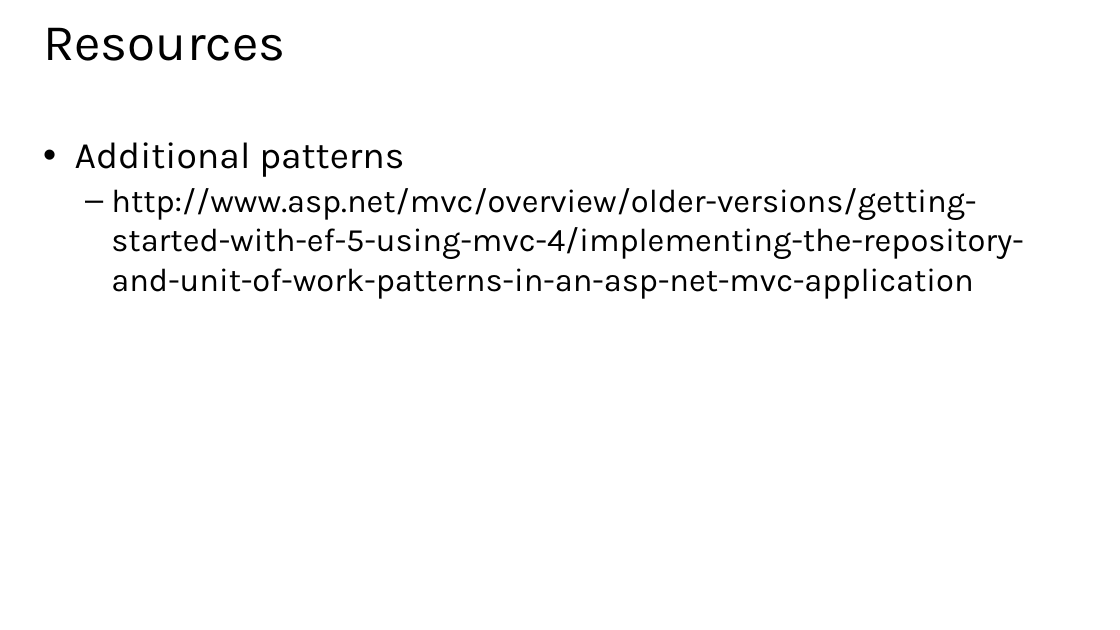
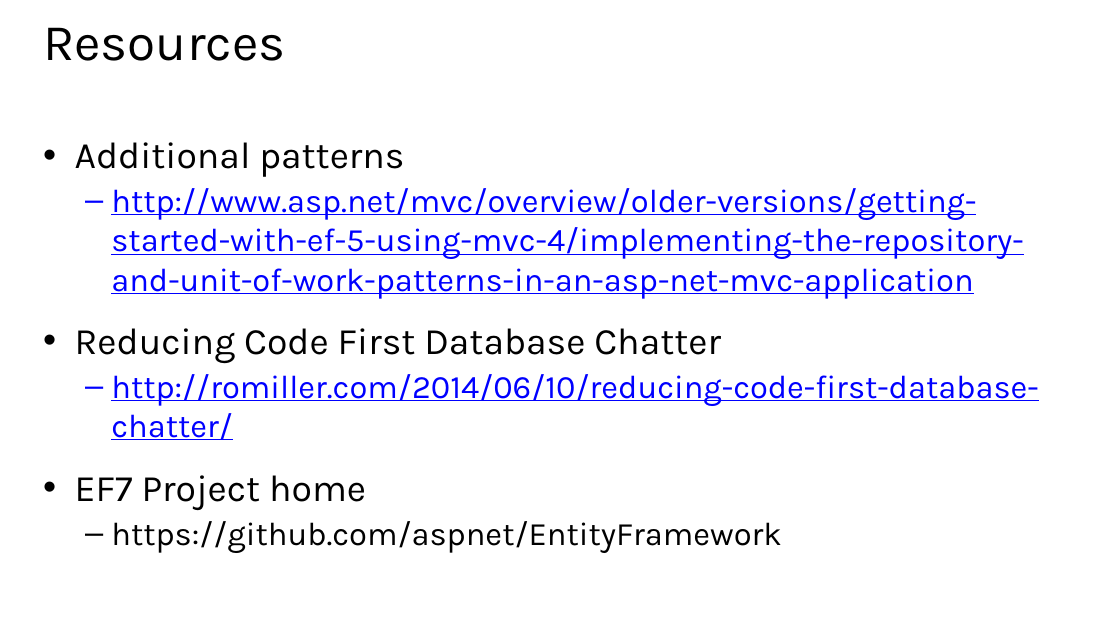
Before and after one commit to xuemiantao/EntityFramework, a slide deck: slide 20 of Slides/06 - Integrating Extra Features and Looking Forward.pptx (slide 22 before the commit). Drawn at 1120x630 pixels with LibreOffice and Linux fonts; fonts in the diff are those of the drawing. Boxes give left, top, right and bottom in pixels: in the first picture for what was removed or moved away, otherwise in the second. Text is boxed around its words. In the diff, an @@ line names an element or a change of style, - is before the commit and + after.

Commit message:
Slide formatting

```diff
--- a/Slides/06 - Integrating Extra Features and Looking Forward.pptx
+++ b/Slides/06 - Integrating Extra Features and Looking Forward.pptx
@@ text at box(111, 188, 1023, 299): text colour #000000 to #0000FF, underline on in "http://www.asp.net/mvc/overview/older-versions/getting-start ..." @@
@@ text at box(75, 328, 1038, 553): paragraphs added @@
+• Reducing Code First Database Chatter
+  – http://romiller.com/2014/06/10/reducing-code-first-database-chatter/
+• EF7 Project home
+  – https://github.com/aspnet/EntityFramework
```
Also in this commit, not shown: 6 other slides changed, 2 slides removed, 6 other files.
